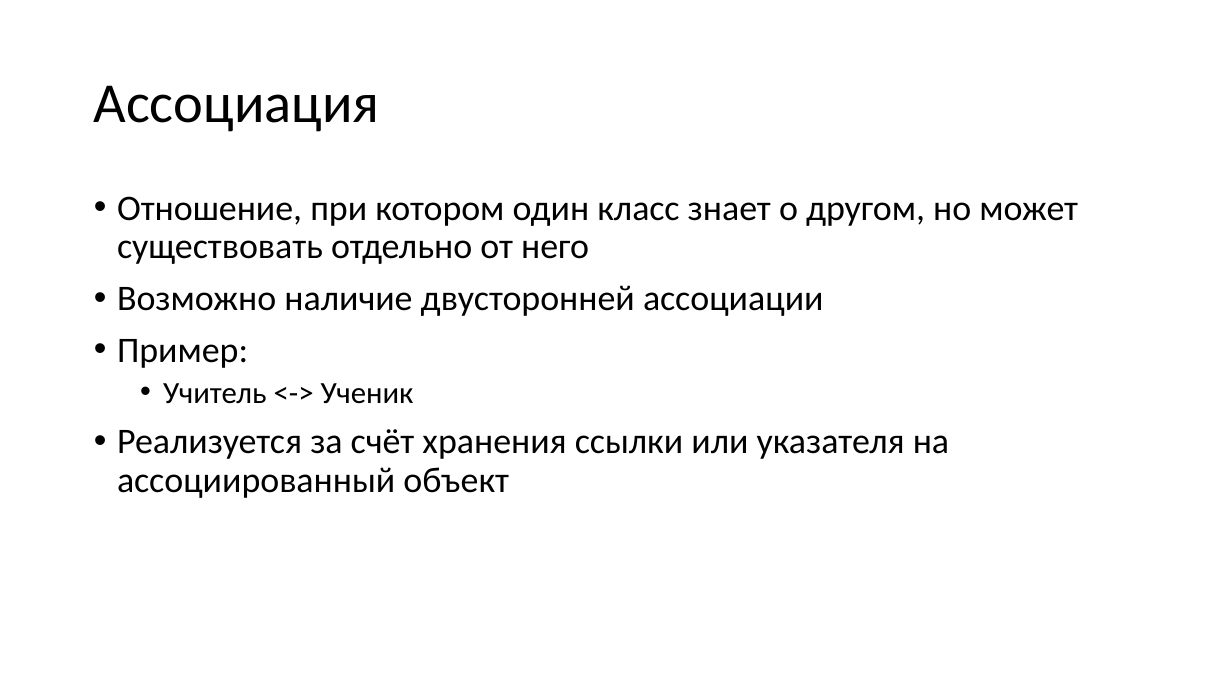
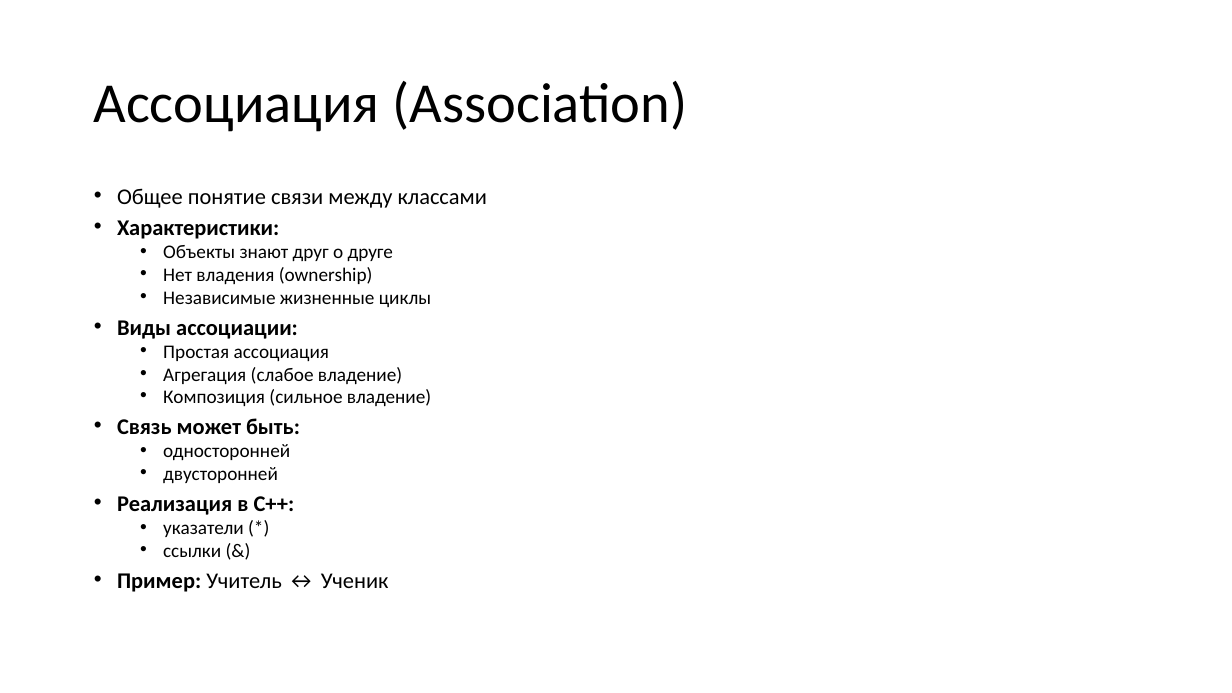
Before and after one commit to alexey-malov/oop, a slide deck: slide 5 of lectures/03/Виды отношений между классами.pptx. Drawn at 1232x693 pixels with LibreOffice and Linux fonts; fonts in the diff are those of the drawing. Boxes give left, top, right and bottom in pixels: in the first picture for what was removed or moved away, otherwise in the second. Text is boxed around its words. In the diff, an @@ line names an element or a change of style, - is before the commit and + after.

```diff
--- a/lectures/03/Виды отношений между классами.pptx
+++ b/lectures/03/Виды отношений между классами.pptx
@@ title at (94,81,687,132): text changed @@
-Ассоциация
+Ассоциация (Association)
@@ text at (117,188,488,592): text changed; size 28 to 15 pt @@
-• Отношение, при котором один класс знает о другом, но может существовать отдельно от него
-• Возможно наличие двусторонней ассоциации
-• Пример:
-  • Учитель <-> Ученик
-• Реализуется за счёт хранения ссылки или указателя на ассоциированный объект
+• Общее понятие связи между классами
+• Характеристики:
+  • Объекты знают друг о друге
+  • Нет владения (ownership)
+  • Независимые жизненные циклы
+• Виды ассоциации:
+  • Простая ассоциация
+  • Агрегация (слабое владение)
+  • Композиция (сильное владение)
+• Связь может быть:
+  • односторонней
+  • двусторонней
+• Реализация в C++:
+  • указатели (*)
+  • ссылки (&)
+• Пример: Учитель ↔ Ученик
```
Also in this commit, not shown: 3 other slides changed, 1 slide added, 3 other files.
